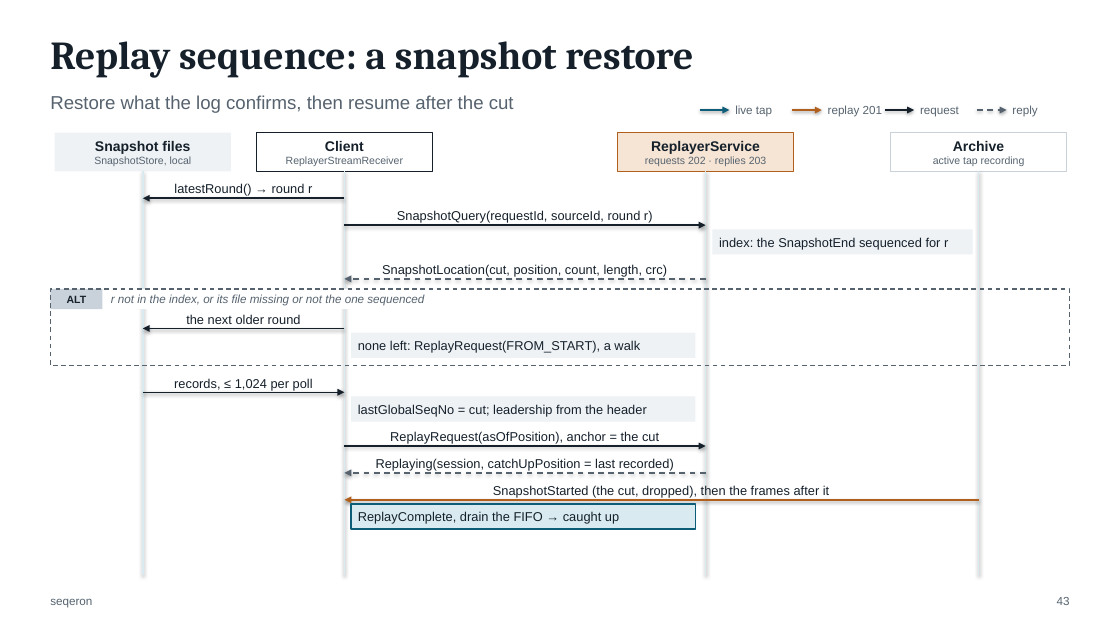
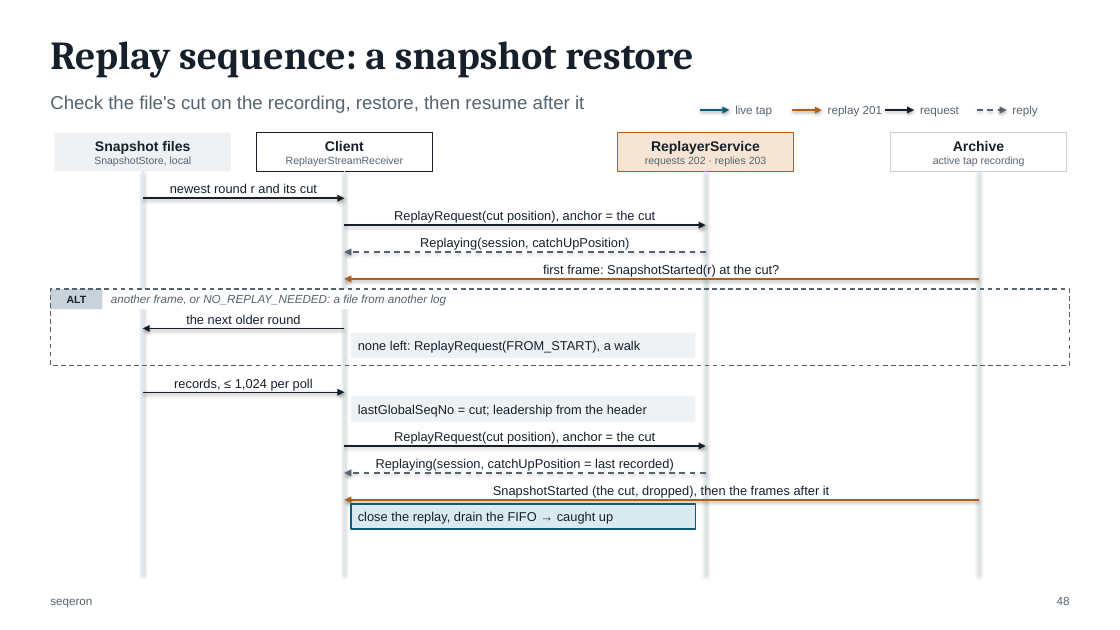
Before and after one commit to FredrikJDahlberg/seqeron, a slide deck: slide 48 of doc/presentation/seqeron-architecture.pptx (slide 43 before the commit). Drawn at 1120x630 pixels with LibreOffice and Linux fonts; fonts in the diff are those of the drawing. Boxes give left, top, right and bottom in pixels: in the first picture for what was removed or moved away, otherwise in the second. Text is boxed around its words. In the diff, an @@ line names an element or a change of style, - is before the commit and + after.

```diff
--- a/doc/presentation/seqeron-architecture.pptx
+++ b/doc/presentation/seqeron-architecture.pptx
@@ text at <box>50,95,584,113</box>: text changed @@
-Restore what the log confirms, then resume after the cut
+Check the file's cut on the recording, restore, then resume after it
@@ arrow moved from (344, 198) - (143, 198) to (143, 198) - (344, 198) @@
@@ text at <box>170,183,317,193</box>: text changed @@
-latestRound() → round r
+newest round r and its cut
@@ text at <box>394,210,655,223</box>: text changed @@
-SnapshotQuery(requestId, sourceId, round r)
+ReplayRequest(cut position), anchor = the cut
@@ text added at <box>420,237,629,250</box>, 11 pt, text #15202B @@
+Replaying(session, catchUpPosition)
@@ rectangle removed at <box>712,229,973,255</box> @@
@@ text removed at <box>719,237,948,249</box> @@
-index: the SnapshotEnd sequenced for r
@@ arrow moved from (706, 279) - (344, 279) to (706, 252) - (344, 252) @@
@@ text removed at <box>382,264,667,277</box> @@
-SnapshotLocation(cut, position, count, length, crc)
@@ text added at <box>543,264,779,277</box>, 11 pt, text #15202B @@
+first frame: SnapshotStarted(r) at the cut?
@@ rectangle: place and size @@
-rectangle at <box>106,289,503,309</box>
+rectangle at <box>106,289,473,309</box>
@@ text at <box>111,294,447,306</box>: text changed @@
-r not in the index, or its file missing or not the one sequenced
+another frame, or NO_REPLAY_NEEDED: a file from another log
@@ arrow added from (979, 279) to (344, 279), #B0601C 1.75 pt @@
@@ text at <box>394,431,655,444</box>: text changed @@
-ReplayRequest(asOfPosition), anchor = the cut
+ReplayRequest(cut position), anchor = the cut
@@ text at <box>358,511,613,524</box>: text changed @@
-ReplayComplete, drain the FIFO → caught up
+close the replay, drain the FIFO → caught up
```
Also in this commit, not shown: 25 other slides changed, 4 slides added, 1 other file.
